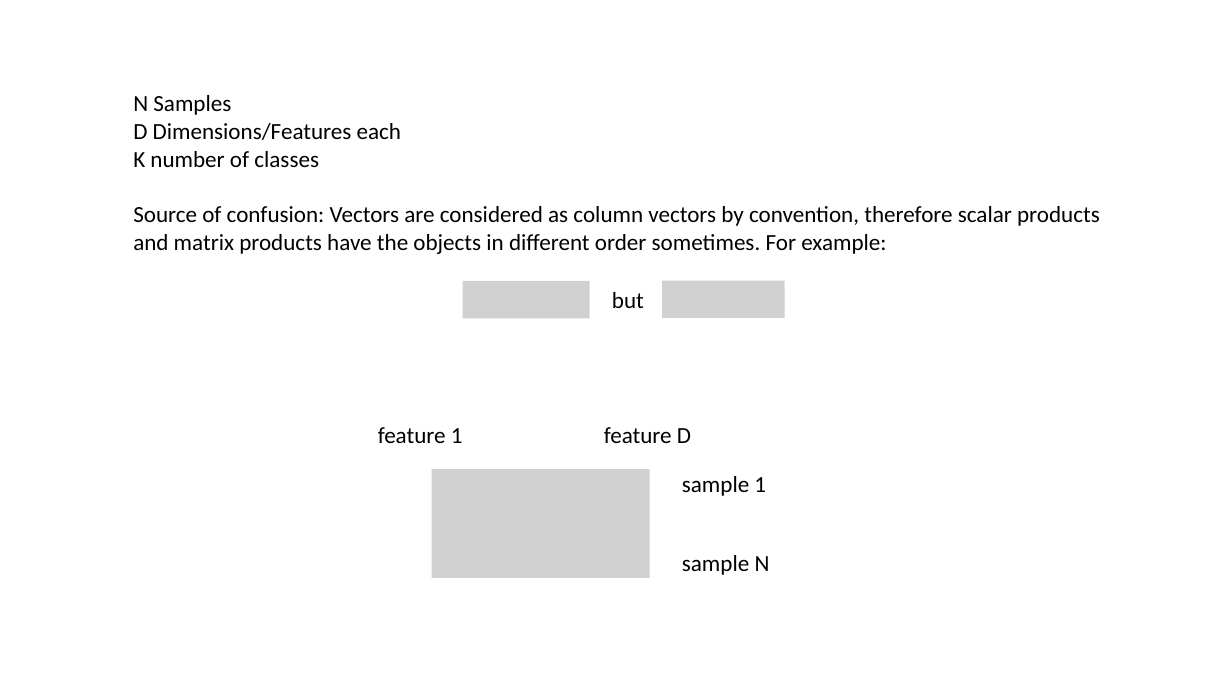
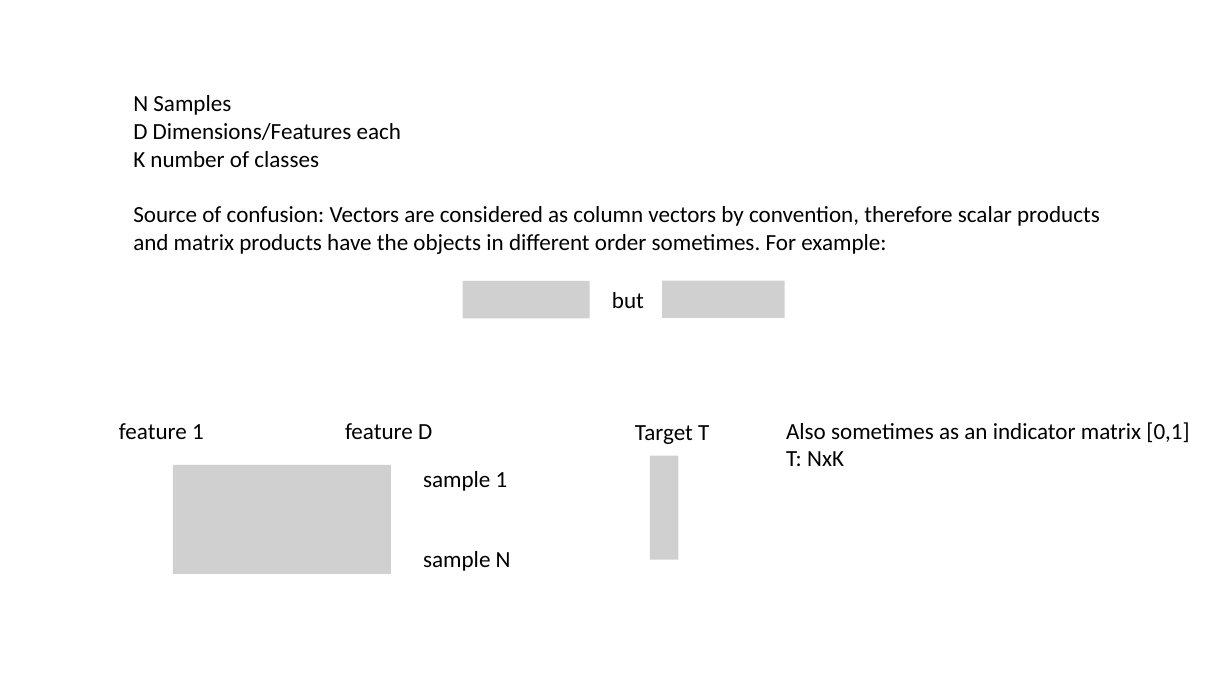
Before and after one commit to phonosync/fromscratch, a slide deck: slide 1 of logistic_regression/pics/perc.pptx. Drawn at 1232x693 pixels with LibreOffice and Linux fonts; fonts in the diff are those of the drawing; grey boxes stand for pictures. Boxes give left, top, right and bottom in pixels: in the first picture for what was removed or moved away, otherwise in the second. Text is boxed around its words. In the diff, an @@ line names an element or a change of style, - is before the commit and + after.

```diff
--- a/logistic_regression/pics/perc.pptx
+++ b/logistic_regression/pics/perc.pptx
@@ text added at (x1=635, y1=425, x2=709, y2=444), 18 pt, text #000000 @@
+Target T
@@ text added at (x1=786, y1=422, x2=1189, y2=466), 18 pt, text #000000 @@
+Also sometimes as an indicator matrix [0,1]
+T: NxK
@@ picture added at (x1=173, y1=465, x2=391, y2=574) @@
@@ 4 texts moved together from (x1=378, y1=427, x2=770, y2=575) to (x1=119, y1=423, x2=511, y2=571) @@
@@ picture removed at (x1=432, y1=470, x2=650, y2=579) @@
@@ picture added at (x1=651, y1=456, x2=679, y2=559) @@
```
Also in this commit, not shown: 1 other slide changed, 3 other files.
